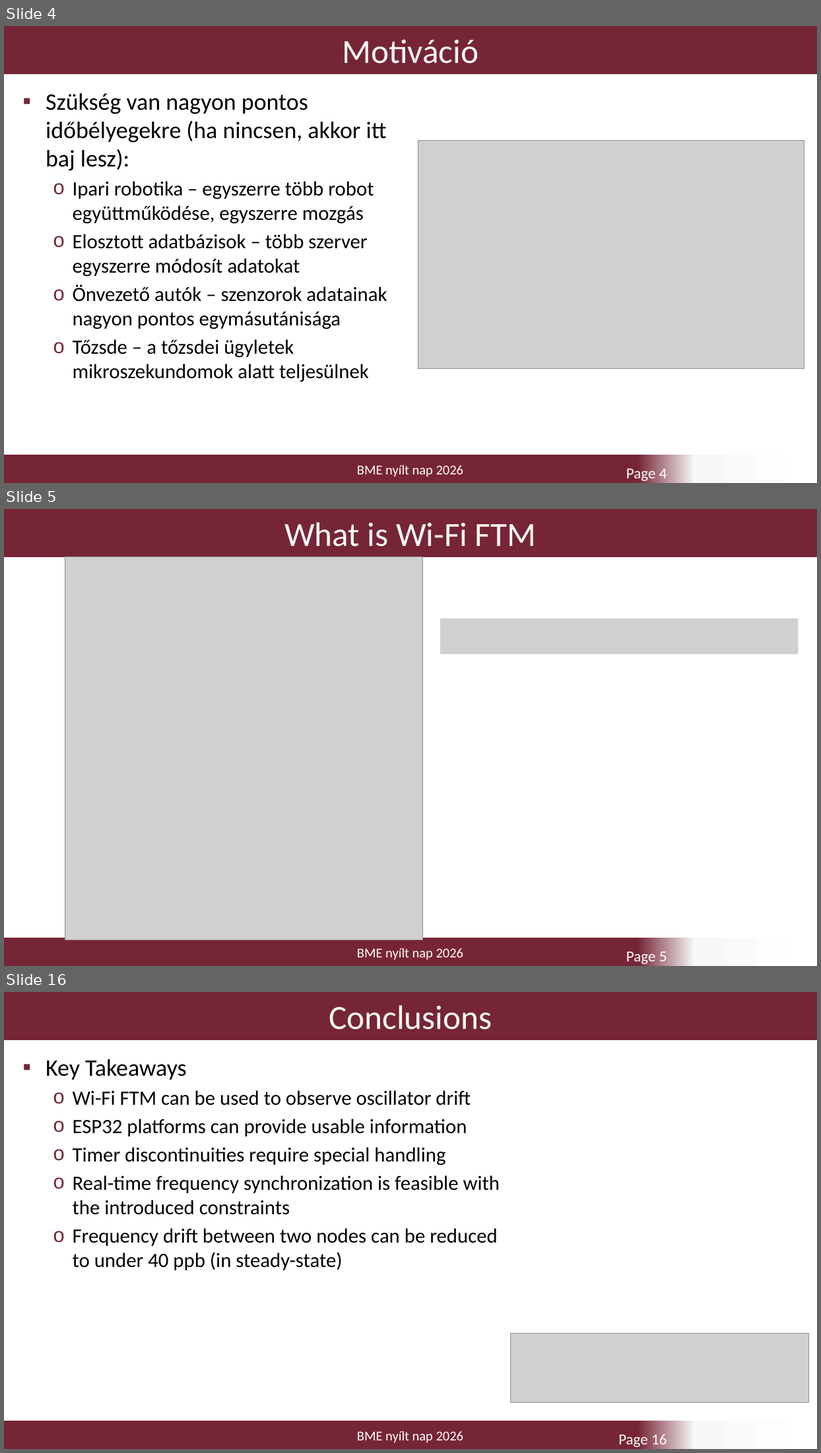
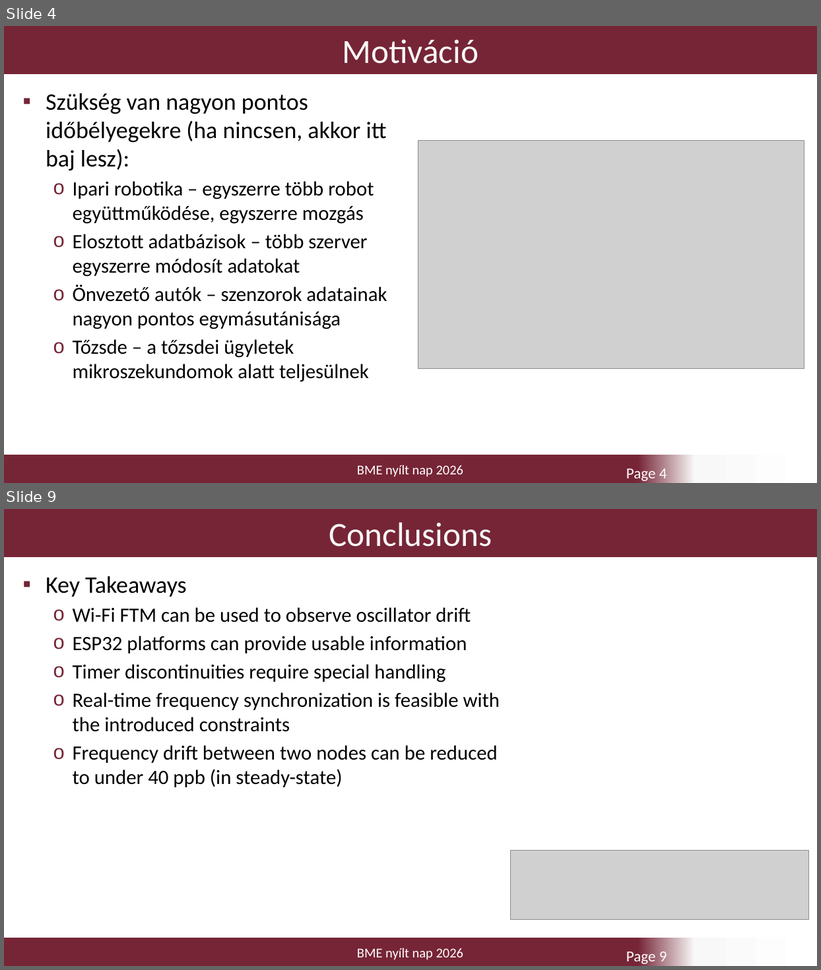
Before and after one commit to mineroni/FTMQuartzDriftDemonstrator, a slide deck: FTM_nyilt_nap.pptx. Shown one above the other, each under a label of ours: slides 4, 5 and 16 before the commit, slides 4 and 9 after it; the slides between them are not shown. The pictures are 821x1453 and 821x970 pixels, drawn with LibreOffice and Linux fonts; fonts in the diff are those of the drawing; grey boxes stand for pictures; background and template pictures are left out. Boxes give left, top, right and bottom in pixels: in the first picture for what was removed or moved away, otherwise in the second. Text is boxed around its words. In the diff, an @@ line names an element or a change of style, - is before the commit and + after.

```diff
--- a/FTM_nyilt_nap.pptx
+++ b/FTM_nyilt_nap.pptx
@@ slide 5 removed at <box>4,509,817,966</box>, background #FFFFFF; not listed: 1 template element that a slide beside it also shows @@
@@ title removed at <box>4,509,817,557</box> @@
-What is Wi-Fi FTM
@@ picture removed at <box>65,557,423,940</box> @@
@@ picture removed at <box>441,619,799,654</box> @@
@@ page number removed at <box>626,952,667,964</box> @@
-Page 5
@@ what was slide 16 is now slide 9 @@
@@ page number at <box>626,952,667,964</box>: text changed @@
-Page 16
+Page 9
```
Also in this commit, not shown: 3 slides added, 9 other slides removed.
